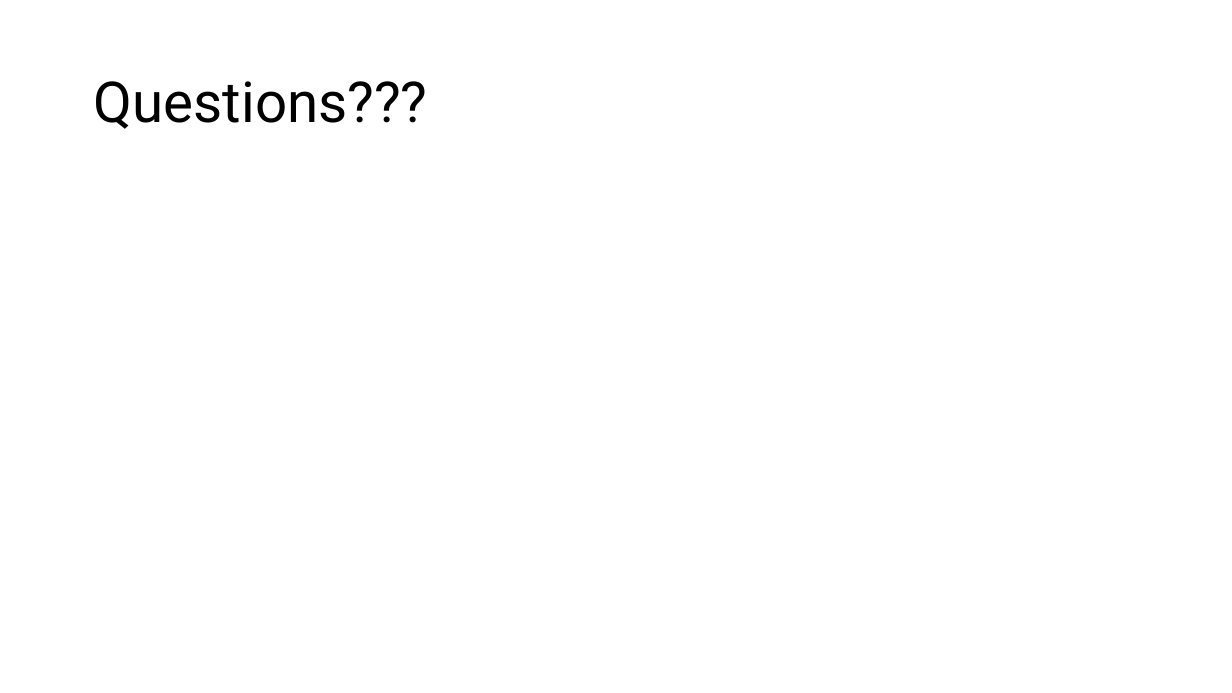
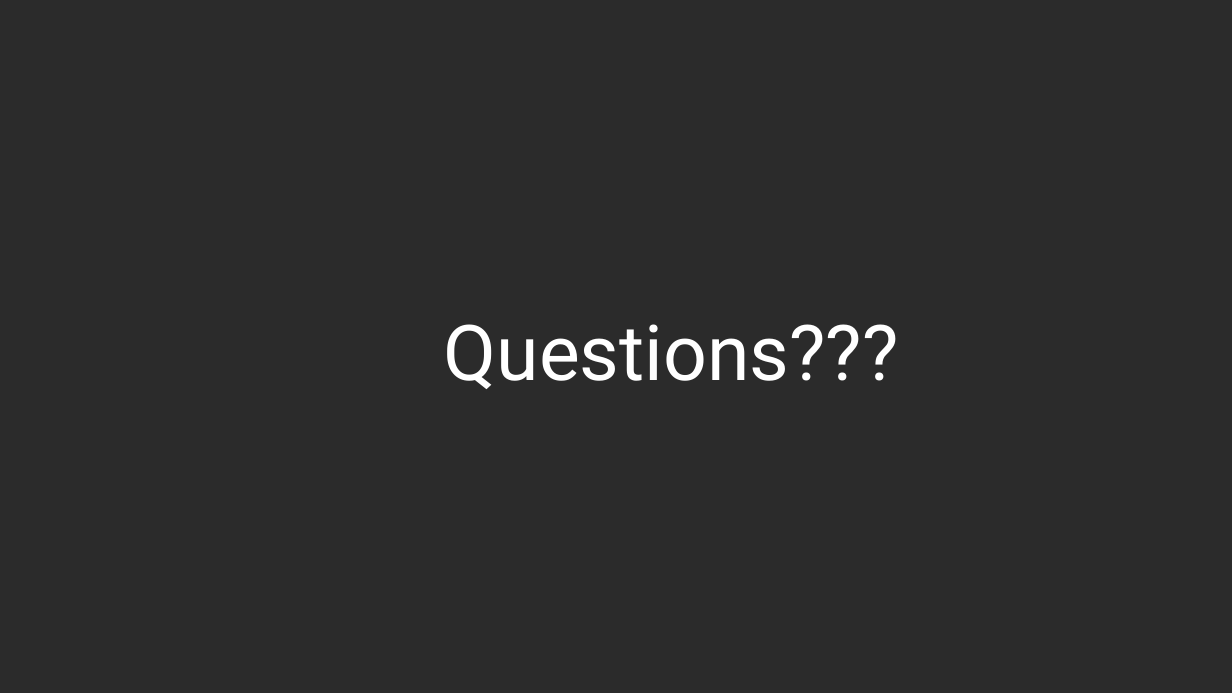
Before and after one commit to BrennanB572/Project-3, a slide deck: slide 27 of Company Stock vs Asset presentation.pptm (slide 16 before the commit). Drawn at 1232x693 pixels with LibreOffice and Linux fonts; fonts in the diff are those of the drawing; background and template pictures are left out; a plain dark background stands for a picture behind light text. Boxes give left, top, right and bottom in pixels: in the first picture for what was removed or moved away, otherwise in the second. Text is boxed around its words. In the diff, an @@ line names an element or a change of style, - is before the commit and + after.

```diff
--- a/Company Stock vs Asset presentation.pptm
+++ b/Company Stock vs Asset presentation.pptm
@@ background #FFFFFF to picture (left out) @@
@@ title "Questions???": place and size @@
-title "Questions???" at (94, 81, 428, 129)
+title "Questions???" at (444, 324, 899, 389)
@@ title "Questions???" at (444, 324, 899, 389): size 44 to 60 pt, text colour #000000 to #FFFFFF @@
```
Also in this commit, not shown: 5 other slides changed, 11 slides added.
